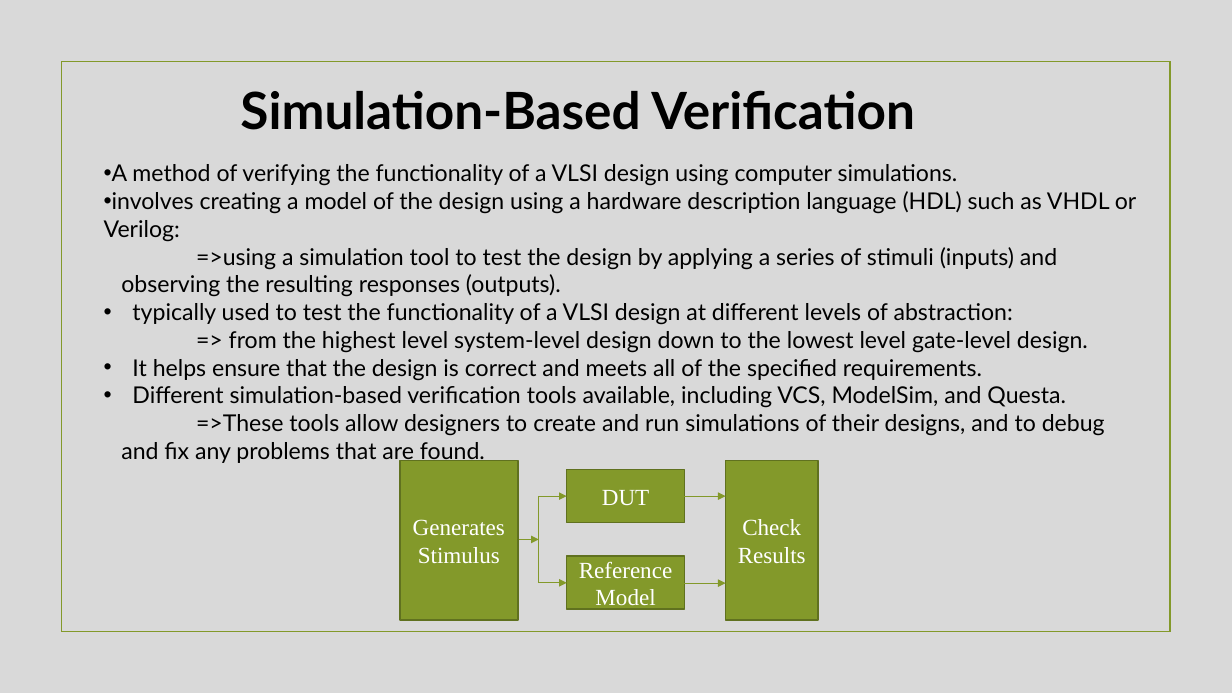
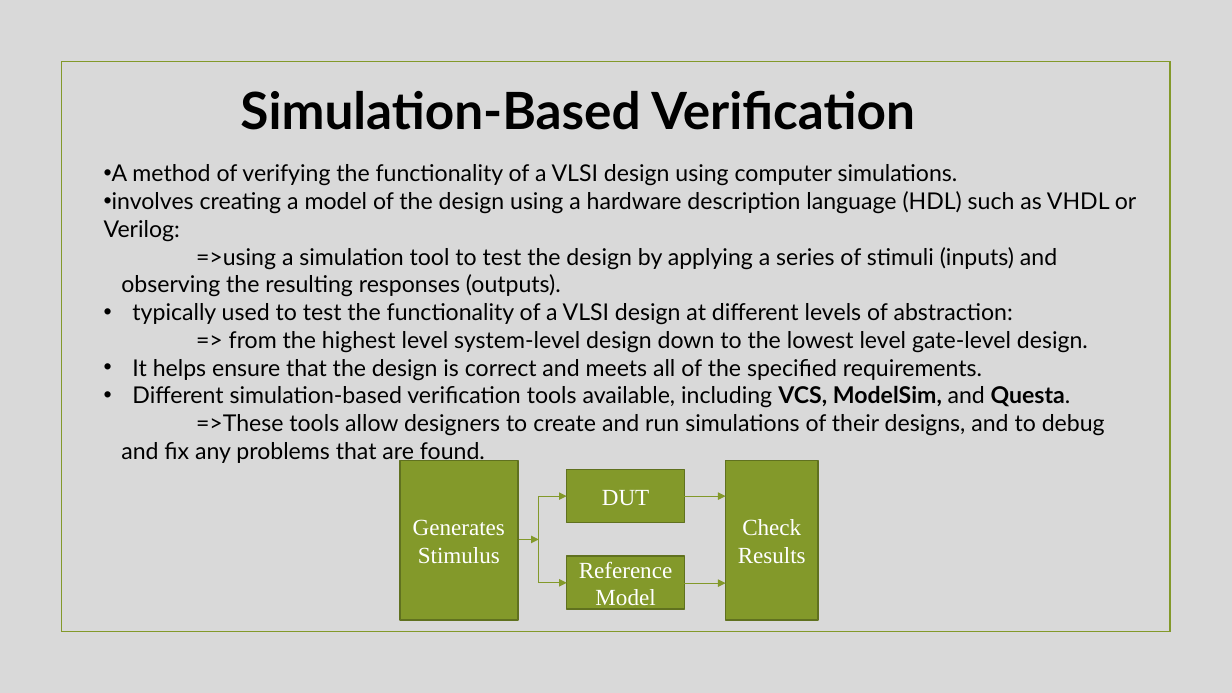
Before and after one commit to Saikot1997/Seminar-Paper-Embedded-Electronics-B-, a slide deck: slide 7 of Final/Verifi_Method presentation.pptx. Drawn at 1232x693 pixels with LibreOffice and Linux fonts; fonts in the diff are those of the drawing; background and template pictures are left out. Boxes give left, top, right and bottom in pixels: in the first picture for what was removed or moved away, otherwise in the second. Text is boxed around its words. In the diff, an @@ line names an element or a change of style, - is before the commit and + after.

```diff
--- a/Final/Verifi_Method presentation.pptx
+++ b/Final/Verifi_Method presentation.pptx
@@ text at [132, 386, 1071, 408]: bold on in "VCS, ModelSim, Questa." @@
```
Also in this commit, not shown: 5 other slides changed.
